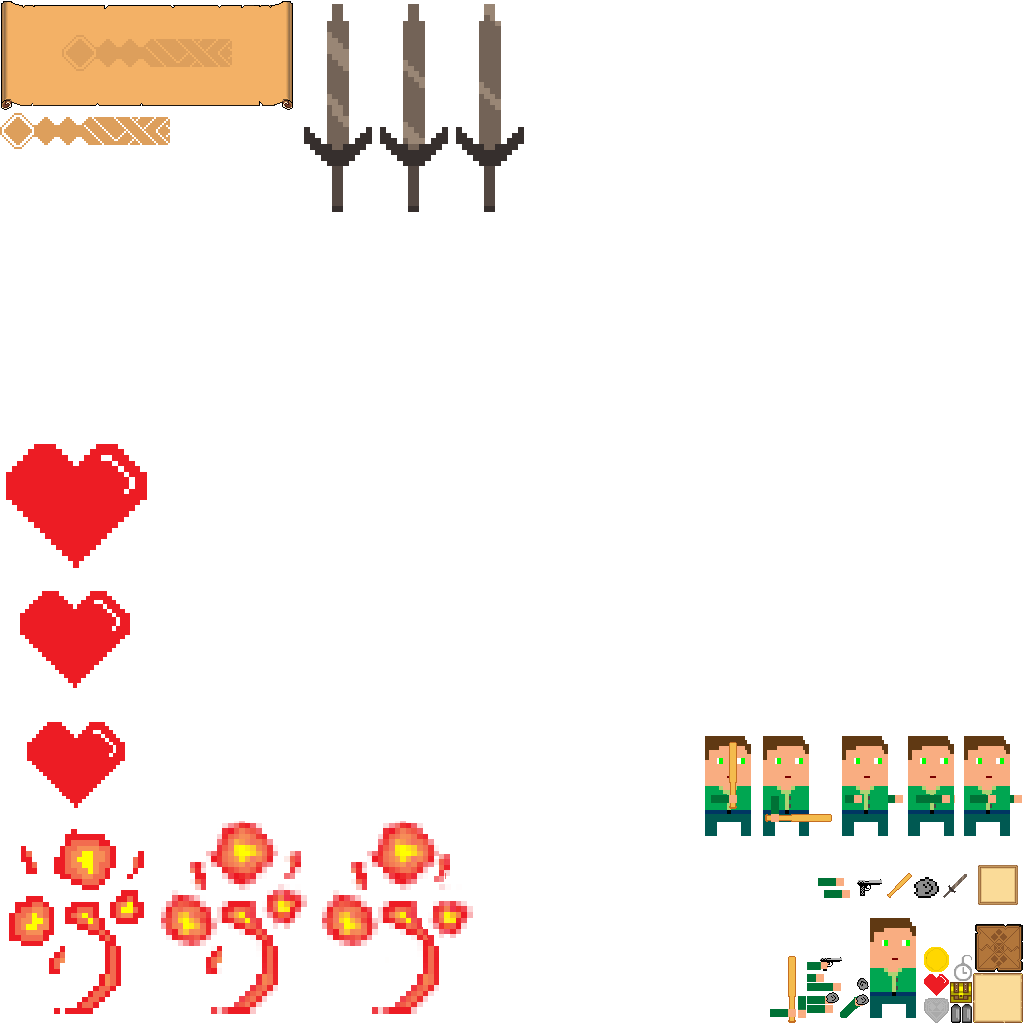
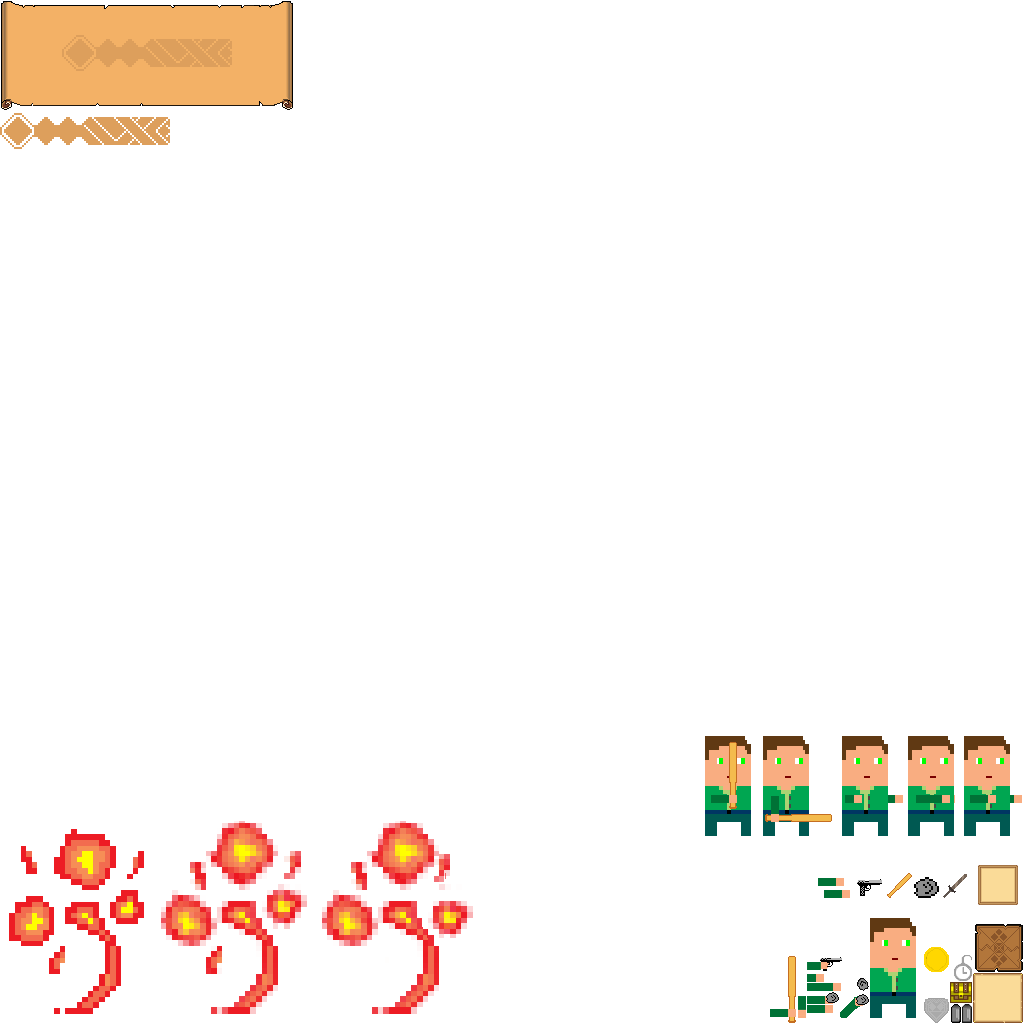
Layers edited between the first and the second w=1024, h=1024 image:
removed group "HP" (4 layers) over box(6, 444, 949, 996)
removed layer "Layer 8" from group "HP" over box(20, 591, 130, 688)
removed layer "Layer 12" from group "HP" over box(924, 974, 949, 996)
removed layer "Layer 7" from group "HP" over box(27, 722, 125, 808)
removed layer "Layer 6" (2nd of 2, in "HP") from group "HP" over box(6, 444, 147, 568)
removed group "WPN" (3 layers) over box(304, 4, 524, 212)
removed layer "Layer 10 copy" from group "WPN" over box(456, 4, 524, 212)
removed layer "Layer 10" from group "WPN" over box(380, 4, 448, 212)
removed layer "Layer 9" from group "WPN" over box(304, 4, 372, 212)
